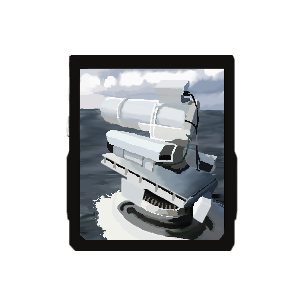
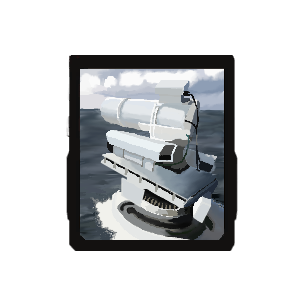
Before/after of a w=300, h=300 layered artwork. What changed in the layer stack:
painted on "Layer #8" over [90, 193, 224, 240]
